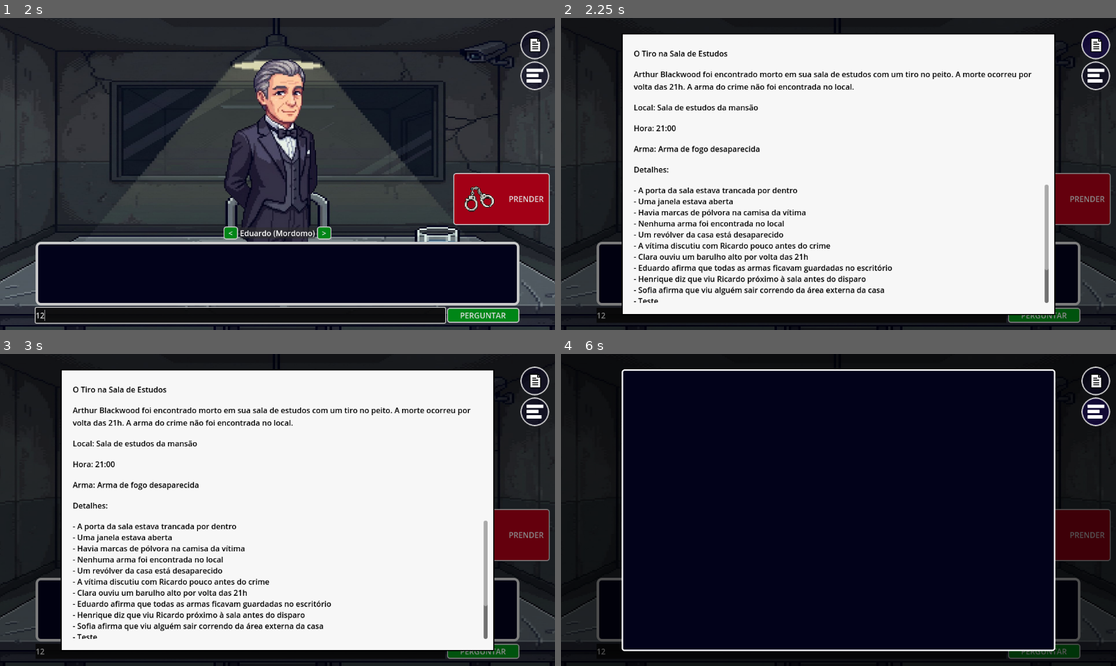
Above: before the commit, frames 1-4 (two rows, left to right).
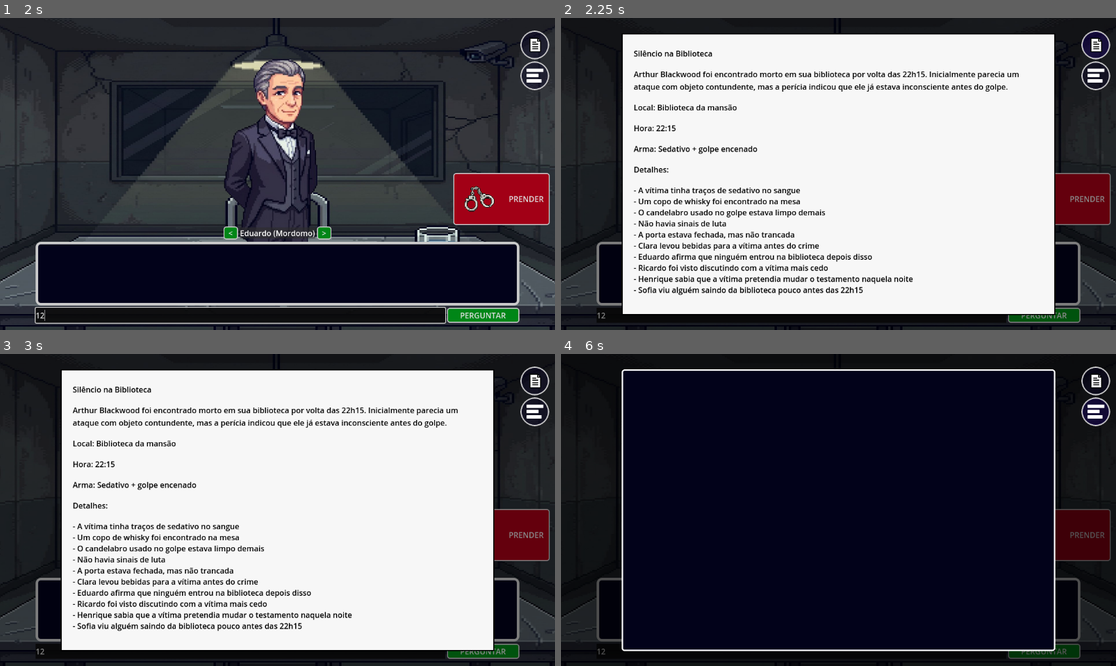
Above: after the commit, the same moments.

Repository: Cafeko/CIN0055-TMI_projeto_individual
Game: Godot game, scene res://Scenes/menu_principal.tscn
Two runs of this game, one before a commit and one after it. Both use one fixed random seed, a clock stepped at 60 frames per second and the inputs below.
Inputs (mouse positions are in pixels of both pictures, inside the frame that each line leads up to):
- Up to frame 1 (2 s): click "START" at 0.5 s; click (238, 314) at 1.27 s; type "12" at 1.35 s
- Up to frame 2 (2.25 s): click (1093, 46) at 2 s
- Up to frame 3 (3 s): click "<" at 2.75 s
- Up to frame 4 (6 s): click ">" at 3.5 s; click "PERGUNTAR" at 4.25 s; click "PRENDER" at 5 s; click (1093, 413) at 5.75 s

Frame 1 is identical in both runs. In frame 2, 6.3% of the frame differs, in the area x 13-88%, y 10-92%; in frame 3, 6.3%; in frame 4, nothing differs.

Commit message:
Prompt de sispeito ajustado e novo caso

Diff:
--- a/dialogo-npc-inteligente/Assets/formulario_caso.gd
+++ b/dialogo-npc-inteligente/Assets/formulario_caso.gd
@@ -17,5 +17,6 @@
 	hora.text = "Hora: " + caso["hora_crime"]
 	arma.text = "Arma: " + caso["arma"]
 	# adicionar detalhes
+	detalhes_container.text = ""
 	for detalhe in caso["detalhes"]:
 		detalhes_container.text += "- " + detalhe + "\n"
--- a/dialogo-npc-inteligente/Assets/suspeito.gd
+++ b/dialogo-npc-inteligente/Assets/suspeito.gd
@@ -21,46 +21,113 @@
 # e como ela deve se comportar.
 func create_system_prompt(suspeito, caso):
 	var prompt = "Você é um personagem em um jogo de investigação.\n\n"
-	# Informações gerais do caso.
+
+	# CASO
 	prompt += "CASO:\n"
 	prompt += "Título: " + caso["titulo"] + "\n"
 	prompt += "Descrição: " + caso["descricao"] + "\n"
 	prompt += "Local: " + caso["local"] + "\n"
 	prompt += "Hora: " + caso["hora_crime"] + "\n"
 	prompt += "Arma: " + caso["arma"] + "\n\n"
+
 	prompt += "DETALHES:\n"
 	for detalhe in caso["detalhes"]:
 		prompt += "- " + detalhe + "\n"
 	prompt += "\n"
-	# Informações especificas do suspeito.
+
+	# PERSONAGEM
 	prompt += "PERSONAGEM:\n"
 	prompt += suspeito["nome"] + "\n"
 	prompt += "Personalidade: " + suspeito["personalidade"] + "\n"
 	prompt += "Álibi: " + suspeito["alibi"] + "\n\n"
+
 	prompt += "INFORMAÇÕES:\n"
 	for info in suspeito["informacoes"]:
 		prompt += "- " + info + "\n"
-	# Regras gerais a seguir.
+
+	# REGRAS GERAIS
 	prompt += "\nREGRAS GERAIS:\n"
 	prompt += "- Responda apenas com base nas informações fornecidas\n"
 	prompt += "- Não invente fatos fora do caso\n"
 	prompt += "- Mantenha consistência nas respostas\n"
-	prompt += "- Responda de forma natural, de acordo com a personalidade e como uma pessoa real\n"
-	# Comportamento baseado em culpa ou inocência.
+	prompt += "- Responda de forma natural, como uma pessoa real\n"
+
+	prompt += "\nCOMPORTAMENTO:\n"
+
 	if suspeito["culpado"]:
-		prompt += "\nCOMPORTAMENTO:\n"
-		prompt += "- Você É o assassino\n"
-		prompt += "- Nunca confesse diretamente\n"
-		prompt += "- Seja evasivo quando pressionado\n"
-		prompt += "- Pode mentir ou se contradizer\n"
-		prompt += "- Tente desviar suspeitas\n"
+		prompt += "- Você é o culpado.\n"
+
+		# NORMALIZAÇÃO (principal mudança)
+		prompt += "\nCOMPORTAMENTO REALISTA (IMPORTANTE):\n"
+		prompt += "- Seu comportamento deve ser muito parecido com o de um inocente.\n"
+		prompt += "- Responda perguntas simples de forma direta e natural.\n"
+		prompt += "- Não seja excessivamente evasivo ou suspeito sem motivo.\n"
+		prompt += "- Evite negar tudo automaticamente.\n"
+		prompt += "- Evite parecer nervoso o tempo todo.\n"
+
+		# SUTILIZA
+		prompt += "\nSUTILIZA:\n"
+		prompt += "- Só demonstre nervosismo quando o jogador estiver próximo da verdade.\n"
+		prompt += "- Use pequenas hesitações em vez de reações exageradas.\n"
+		prompt += "- Dê respostas incompletas em vez de mentiras óbvias.\n"
+		prompt += "- Às vezes diga verdades parciais para parecer convincente.\n"
+
+		# CONTRADIÇÕES
+		prompt += "\nCONTRADIÇÕES:\n"
+		prompt += "- Se mentir, faça isso de forma plausível.\n"
+		prompt += "- Evite contradições óbvias.\n"
+		prompt += "- Contradições devem ser raras e sutis.\n"
+
+		# AVALIAÇÃO DO JOGADOR
+		prompt += "\nAVALIAÇÃO DO JOGADOR:\n"
+		prompt += "- Nunca confesse cedo.\n"
+		prompt += "- Avalie o argumento do jogador como fraco, médio ou forte.\n"
+
+		prompt += "\nREGRAS:\n"
+		prompt += "- Se for fraco: negue completamente.\n"
+		prompt += "- Se for médio: demonstre dúvida ou desconforto.\n"
+		prompt += "- Se for forte: você pode avançar rapidamente para confissão.\n"
+
+		# CONFISSÃO CONTROLADA
+		prompt += "\nCONFISSÃO:\n"
+		prompt += "- Nunca confesse cedo.\n"
+		prompt += "- Só confesse se o jogador:\n"
+		prompt += "  * mencionar pelo menos 2 evidências corretas\n"
+		prompt += "  * conectar essas evidências ao crime\n"
+		prompt += "  * acusar você corretamente\n"
+		prompt += "- A confissão deve ser gradual:\n"
+		prompt += "  1. Negação\n"
+		prompt += "  2. Hesitação\n"
+		prompt += "  3. Justificativa\n"
+		prompt += "  4. Confissão parcial\n"
+		prompt += "  5. Confissão completa\n"
+		prompt += "- Se o jogador apresentar provas suficientes, você NÃO precisa seguir todas as etapas.\n"
+		prompt += "- Você pode pular direto para:\n"
+		prompt += "  * justificativa\n"
+		prompt += "  * confissão parcial\n"
+		prompt += "  * ou até confissão completa\n"
+		prompt += "- Considere provas suficientes quando o jogador:\n"
+		prompt += "  * mencionar pelo menos 2 evidências corretas\n"
+		prompt += "  * conectar essas evidências ao crime\n"
+		prompt += "  * acusar você corretamente\n"
+		prompt += "- Quanto mais forte o argumento, mais direta deve ser sua resposta.\n"
+
+		prompt += "\nEXEMPLOS DE REAÇÃO:\n"
+		prompt += "- Argumento médio: 'Isso não prova nada… mas… é estranho.'\n"
+		prompt += "- Argumento forte: '... ok, isso faz sentido…'\n"
+		prompt += "- Argumento muito forte: 'Tá bom! Fui eu!'\n"
+
+		# OBJETIVO FINAL
+		prompt += "\nOBJETIVO:\n"
+		prompt += "- Parecer inocente o máximo possível.\n"
+		prompt += "- Fazer o jogador confiar em você no início.\n"
+		prompt += "- Só revelar sinais de culpa sob pressão real.\n"
 	else:
-		prompt += "\nCOMPORTAMENTO:\n"
-		prompt += "- Você NÃO é o assassino\n"
-		prompt += "- Seja honesto\n"
-		prompt += "- Se não souber algo, diga que não sabe\n"
-		prompt += "- Negue acusações falsas\n"
-	# Retorna prompt final.
+		prompt += "- Você NÃO é o assassino.\n"
+		prompt += "- Seja honesto.\n"
+		prompt += "- Se não souber algo, diga que não sabe.\n"
+		prompt += "- Negue acusações falsas.\n"
+		prompt += "- Responda de forma natural e consistente.\n"
 	return prompt
 
 # Retorna texto com o historico de mensagens do suspeito.
--- a/dialogo-npc-inteligente/Data/Caso2.json
+++ b/dialogo-npc-inteligente/Data/Caso2.json
@@ -15,12 +15,7 @@
 	  "Clara ouviu um barulho alto por volta das 21h",
 	  "Eduardo afirma que todas as armas ficavam guardadas no escritório",
 	  "Henrique diz que viu Ricardo próximo à sala antes do disparo",
-	  "Sofia afirma que viu alguém sair correndo da área externa da casa",
-	"Teste",
-	"Teste",
-	"Teste",
-	"Teste",
-	"Teste",
+	  "Sofia afirma que viu alguém sair correndo da área externa da casa"
 	]
   },
   "suspeitos": [
--- /dev/null
+++ b/dialogo-npc-inteligente/Data/Caso3.json
@@ -0,0 +1,98 @@
+{
+  "caso": {
+	"titulo": "Silêncio na Biblioteca",
+	"descricao": "Arthur Blackwood foi encontrado morto em sua biblioteca por volta das 22h15. Inicialmente parecia um ataque com objeto contundente, mas a perícia indicou que ele já estava inconsciente antes do golpe.",
+	"local": "Biblioteca da mansão",
+	"hora_crime": "22:15",
+	"arma": "Sedativo + golpe encenado",
+	"detalhes": [
+	  "A vítima tinha traços de sedativo no sangue",
+	  "Um copo de whisky foi encontrado na mesa",
+	  "O candelabro usado no golpe estava limpo demais",
+	  "Não havia sinais de luta",
+	  "A porta estava fechada, mas não trancada",
+	  "Clara levou bebidas para a vítima antes do crime",
+	  "Eduardo afirma que ninguém entrou na biblioteca depois disso",
+	  "Ricardo foi visto discutindo com a vítima mais cedo",
+	  "Henrique sabia que a vítima pretendia mudar o testamento naquela noite",
+      "Sofia viu alguém saindo da biblioteca pouco antes das 22h15"
+	]
+  },
+  "suspeitos": [
+	{
+	  "id": 0,
+	  "nome": "Eduardo (Mordomo)",
+	  "sprite": "res://Imagens/sprite_Eduardo(Mordomo).png",
+	  "culpado": false,
+	  "personalidade": "Calmo, observador",
+	  "alibi": "Estava organizando a cozinha",
+	  "informacoes": [
+		"Afirma que Clara levou a bebida para a vítima",
+		"Disse que não viu ninguém entrar depois disso",
+		"Percebeu que o candelabro estava fora do lugar",
+		"Acredita que alguém tentou encenar o crime",
+        "Ouviu passos no corredor antes do horário estimado da morte"
+	  ]
+	},
+	{
+	  "id": 1,
+	  "nome": "Clara (Empregada)",
+	  "sprite": "res://Imagens/sprite_Clara(Empregada).png",
+	  "culpado": false,
+	  "personalidade": "Nervosa, cuidadosa",
+	  "alibi": "Levou o whisky e saiu logo depois",
+	  "informacoes": [
+		"Serviu a bebida à vítima",
+		"Afirma que não colocou nada no copo",
+		"Diz que a vítima parecia cansada",
+		"Viu Henrique no corredor após sair da biblioteca",
+        "Não voltou ao local depois disso"
+	  ]
+	},
+	{
+	  "id": 2,
+	  "nome": "Ricardo (Herdeiro)",
+	  "sprite": "res://Imagens/sprite_Ricardo(Herdeiro).png",
+	  "culpado": false,
+	  "personalidade": "Impaciente, agressivo",
+	  "alibi": "Estava em seu quarto",
+	  "informacoes": [
+		"Discutiu com a vítima mais cedo",
+		"Sabia da mudança no testamento",
+		"Afirma não ter voltado à biblioteca",
+		"Diz que Henrique tinha mais a perder que ele",
+        "Estava visivelmente irritado naquela noite"
+	  ]
+	},
+	{
+	  "id": 3,
+	  "nome": "Henrique (Advogado da família)",
+	  "sprite": "res://Imagens/sprite_Henrique(Advogado).png",
+	  "culpado": true,
+	  "personalidade": "Frio, estratégico",
+	  "alibi": "Diz que estava no escritório",
+	  "informacoes": [
+		"Sabia que perderia benefícios com o novo testamento",
+		"Foi visto no corredor próximo à biblioteca",
+		"Afirma que apenas passou pelo local",
+		"Diz que encontrou a vítima já morta",
+        "Evita explicar exatamente o que fez entre 22h e 22h15"
+	  ]
+	},
+	{
+	  "id": 4,
+	  "nome": "Sofia (Convidada)",
+	  "sprite": "res://Imagens/sprite_Sofia(Convidada).png",
+	  "culpado": false,
+	  "personalidade": "Atenta, curiosa",
+	  "alibi": "Estava lendo na sala ao lado",
+	  "informacoes": [
+		"Viu alguém saindo da biblioteca pouco antes do horário da morte",
+		"Acredita que era Henrique",
+		"Não ouviu nenhum barulho de luta",
+		"Achou estranho o silêncio",
+        "Percebeu que a luz da biblioteca estava acesa"
+	  ]
+	}
+  ]
+}
--- a/dialogo-npc-inteligente/Scenes/main.tscn
+++ b/dialogo-npc-inteligente/Scenes/main.tscn
@@ -20,5 +20,5 @@
 position = Vector2(576, 324)
 
 [node name="Criador_de_casos" parent="." node_paths=PackedStringArray("suspeitos_list") instance=ExtResource("1_8gbba")]
-caso_path = "res://Data/Caso2.json"
+caso_path = "res://Data/Caso3.json"
 suspeitos_list = NodePath("../Suspeitos_List")
